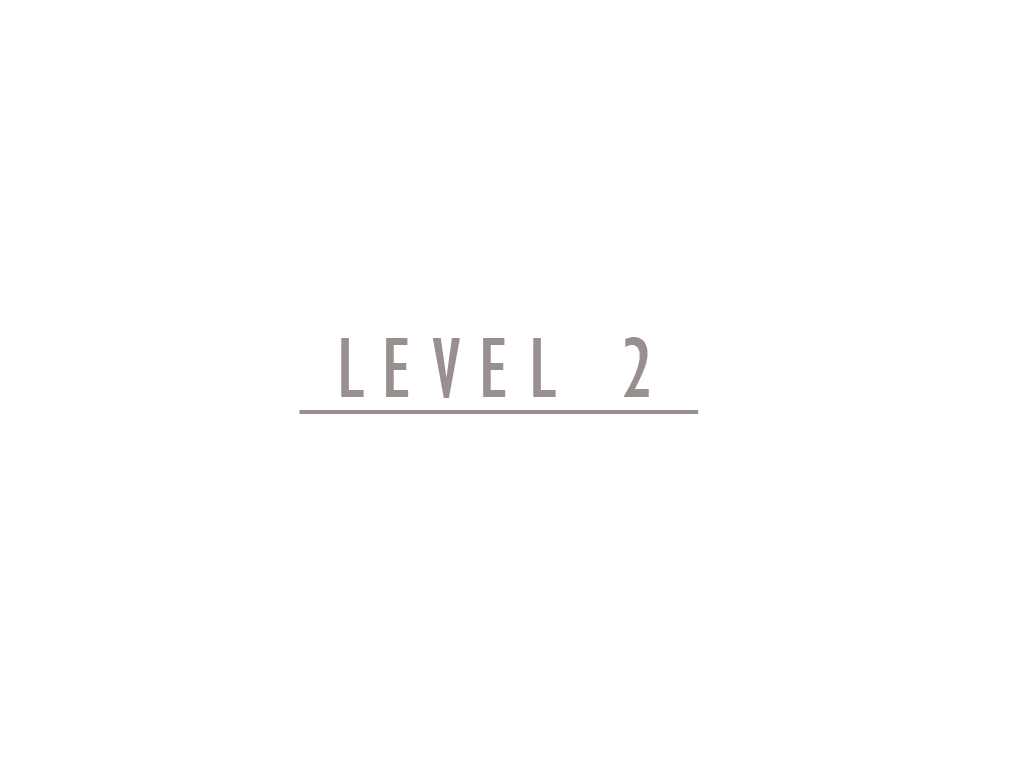
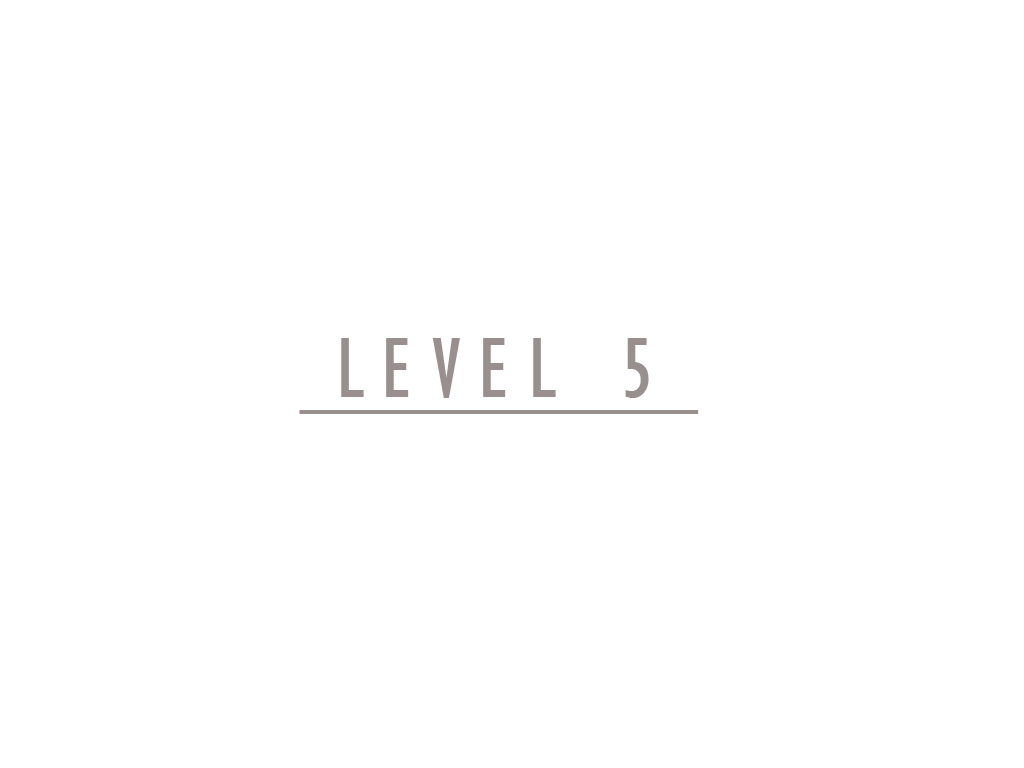
Layered file, before and after one edit (1024px x 768px). Changes by layer:
renamed "LEVEL 2" to "LEVEL 5", painted on it over [624, 337, 649, 398]
